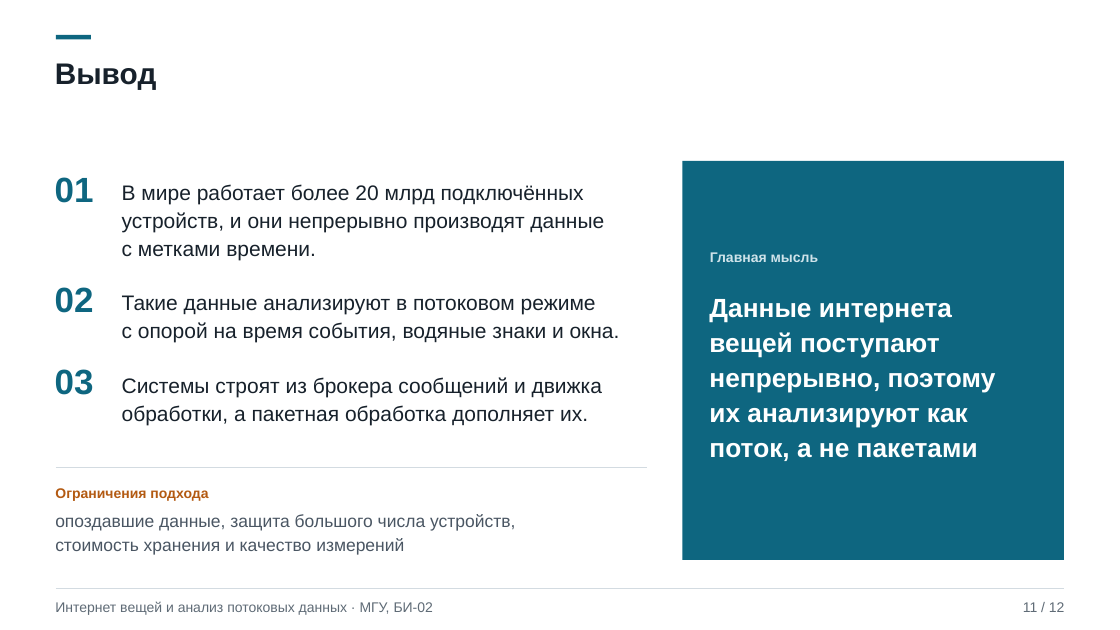
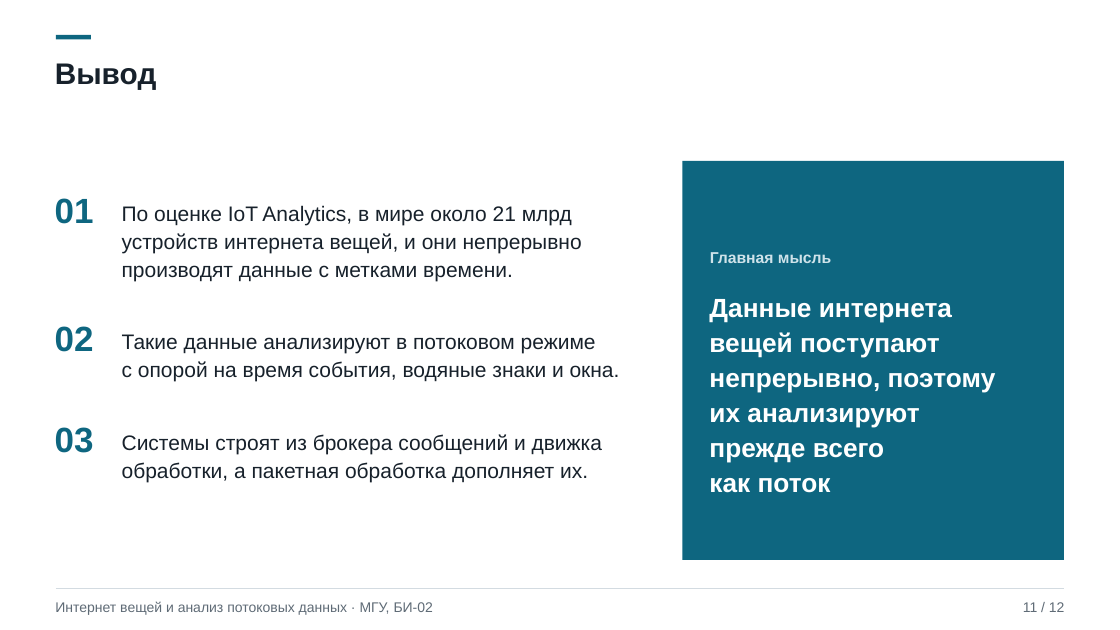
Before and after one commit to shualyyy/downloads-sorter, a slide deck: slide 11 of presentation-iot-streaming/Интернет вещей и анализ потоковых данных.pptx. Drawn at 1120x630 pixels with LibreOffice and Linux fonts; fonts in the diff are those of the drawing. Boxes give left, top, right and bottom in pixels: in the first picture for what was removed or moved away, otherwise in the second. Text is boxed around its words. In the diff, an @@ line names an element or a change of style, - is before the commit and + after.

```diff
--- a/presentation-iot-streaming/Интернет вещей и анализ потоковых данных.pptx
+++ b/presentation-iot-streaming/Интернет вещей и анализ потоковых данных.pptx
@@ text "01": place and size @@
-text "01" at (55,177,94,203)
+text "01" at (55,198,94,224)
@@ text at (122,205,582,282): text changed @@
-В мире работает более 20 млрд подключённых
-устройств, и они непрерывно производят данные
-с метками времени.
+По оценке IoT Analytics, в мире около 21 млрд
+устройств интернета вещей, и они непрерывно
+производят данные с метками времени.
@@ text "Главная мысль" at (710,252,831,263): size 12 to 13.5 pt @@
@@ text at (709,299,996,493): text changed @@
-Данные интернета
-вещей поступают
-непрерывно, поэтому
-их анализируют как
-поток, а не пакетами
+Данные интернета
+вещей поступают
+непрерывно, поэтому
+их анализируют
+прежде всего
+как поток
@@ text "02": place and size @@
-text "02" at (55,287,94,313)
+text "02" at (55,326,94,352)
@@ text "Такие данные анализируют в потоковом ...": place and size @@
-text "Такие данные анализируют в потоковом ..." at (122,295,620,343)
+text "Такие данные анализируют в потоковом ..." at (122,334,620,381)
@@ text "03": place and size @@
-text "03" at (55,369,94,395)
+text "03" at (55,427,94,453)
@@ text "Системы строят из брокера сообщений ...": place and size @@
-text "Системы строят из брокера сообщений ..." at (122,377,602,425)
+text "Системы строят из брокера сообщений ..." at (122,434,602,483)
@@ freeform shape removed at (56,467,648,468) @@
@@ text removed at (55,488,208,501) @@
-Ограничения подхода
@@ text removed at (55,514,515,555) @@
-опоздавшие данные, защита большого числа устройств,
-стоимость хранения и качество измерений
```
Also in this commit, not shown: 11 other slides changed, 1 other file.
